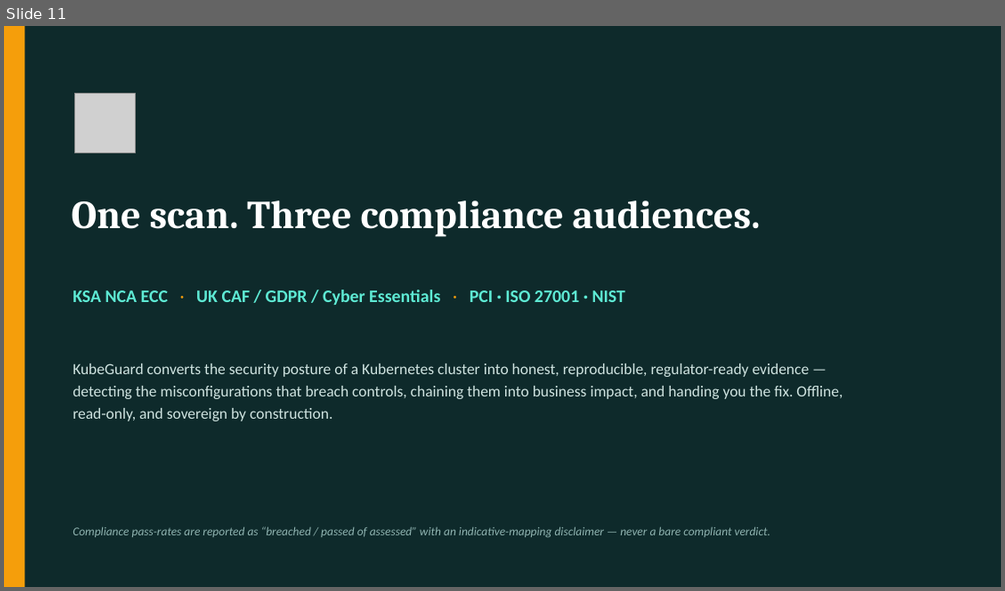
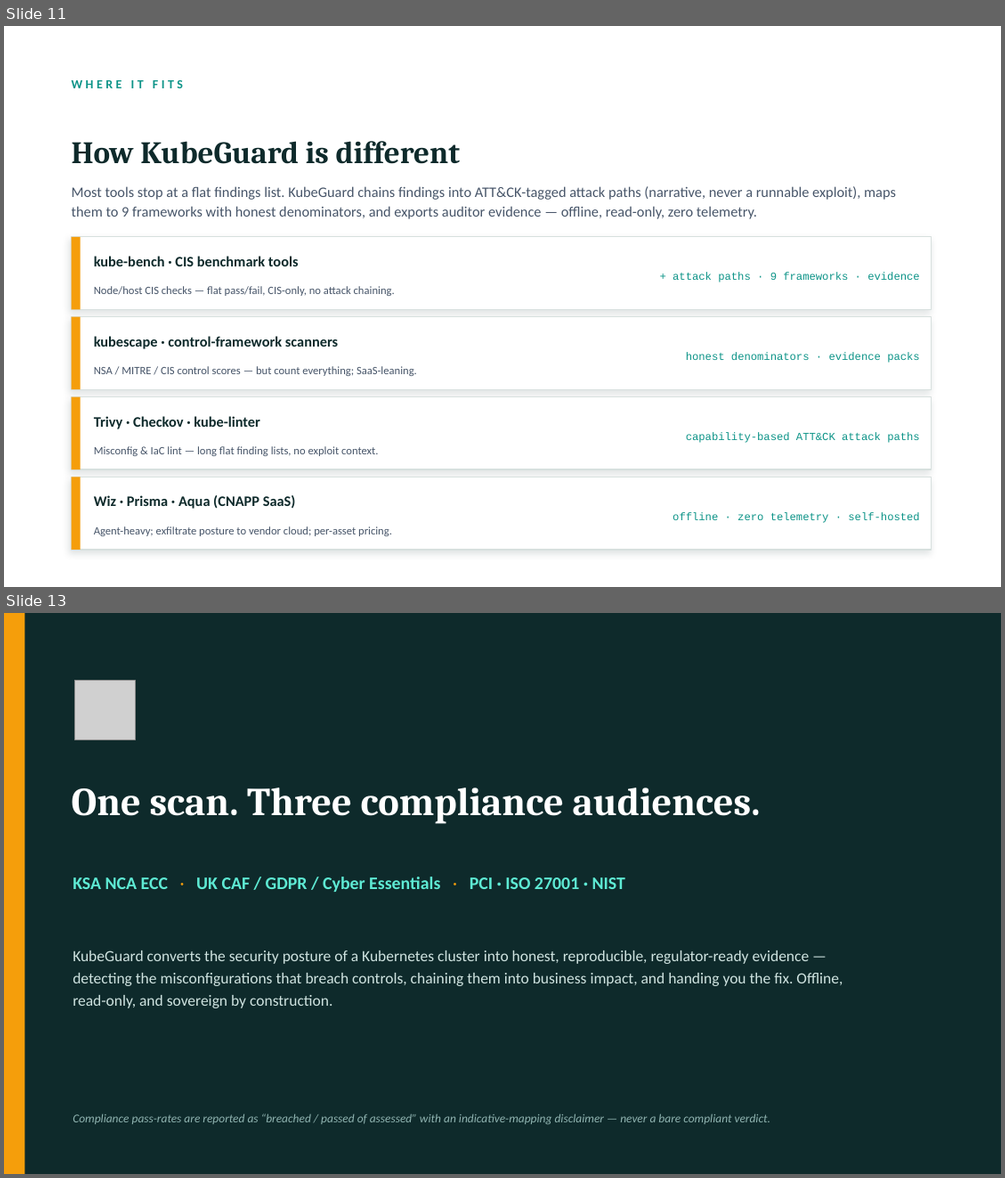
Before and after one commit to writetozealdefense-svg/kubeguard, a slide deck: KubeGuard_Compliance.pptx. Shown one above the other, each under a label of ours: slide 11 before the commit, slides 11 and 13 after it; the slides between them are not shown. The pictures are 1005x591 and 1005x1178 pixels, drawn with LibreOffice and Linux fonts; fonts in the diff are those of the drawing; grey boxes stand for pictures. Boxes give left, top, right and bottom in pixels: in the first picture for what was removed or moved away, otherwise in the second. Text is boxed around its words. In the diff, an @@ line names an element or a change of style, - is before the commit and + after.

```diff
--- a/KubeGuard_Compliance.pptx
+++ b/KubeGuard_Compliance.pptx
@@ slide 11 added at <box>4,26,1001,587</box>, background #FFFFFF @@
@@ text added at <box>72,80,183,88</box>, 12 pt, text #0D9488, bold @@
+WHERE IT FITS
@@ text added at <box>72,141,460,164</box>, 30 pt, text #0E2A2B, bold @@
+How KubeGuard is different
@@ text added at <box>72,186,896,219</box>, 14 pt, text #475569 @@
+Most tools stop at a flat findings list. KubeGuard chains findings into ATT&CK-tagged attack paths (narrative, never a runnable exploit), maps them to 9 frameworks with honest denominators, and exports auditor evidence — offline, read-only, zero telemetry.
@@ rectangle added at <box>72,237,931,309</box>, fill #FFFFFF, outline #D7E0DE 1 pt @@
@@ rectangle added at <box>72,237,81,309</box>, fill #F59E0B @@
@@ text added at <box>94,256,299,266</box>, 14 pt, text #0E2A2B, bold @@
+kube-bench · CIS benchmark tools
@@ text added at <box>94,286,395,296</box>, 10.8 pt, text #475569 @@
+Node/host CIS checks — flat pass/fail, CIS-only, no attack chaining.
@@ text added at <box>672,272,919,282</box>, 10.5 pt, text #0D9488 @@
++ attack paths · 9 frameworks · evidence
@@ rectangle added at <box>72,317,931,389</box>, fill #FFFFFF, outline #D7E0DE 1 pt @@
@@ rectangle added at <box>72,317,81,389</box>, fill #F59E0B @@
@@ text added at <box>94,336,338,349</box>, 14 pt, text #0E2A2B, bold @@
+kubescape · control-framework scanners
@@ text added at <box>94,366,417,376</box>, 10.8 pt, text #475569 @@
+NSA / MITRE / CIS control scores — but count everything; SaaS-leaning.
@@ text added at <box>686,352,920,362</box>, 10.5 pt, text #0D9488 @@
+honest denominators · evidence packs
@@ rectangle added at <box>72,397,931,469</box>, fill #FFFFFF, outline #D7E0DE 1 pt @@
@@ rectangle added at <box>72,397,81,469</box>, fill #F59E0B @@
@@ text added at <box>94,416,260,429</box>, 14 pt, text #0E2A2B, bold @@
+Trivy · Checkov · kube-linter
@@ text added at <box>94,446,378,456</box>, 10.8 pt, text #475569 @@
+Misconfig & IaC lint — long flat finding lists, no exploit context.
@@ text added at <box>686,432,920,443</box>, 10.5 pt, text #0D9488 @@
+capability-based ATT&CK attack paths
@@ rectangle added at <box>72,477,931,549</box>, fill #FFFFFF, outline #D7E0DE 1 pt @@
@@ rectangle added at <box>72,477,81,549</box>, fill #F59E0B @@
@@ text added at <box>94,495,296,508</box>, 14 pt, text #0E2A2B, bold @@
+Wiz · Prisma · Aqua (CNAPP SaaS)
@@ text added at <box>94,526,392,536</box>, 10.8 pt, text #475569 @@
+Agent-heavy; exfiltrate posture to vendor cloud; per-asset pricing.
@@ text added at <box>672,512,919,523</box>, 10.5 pt, text #0D9488 @@
+offline · zero telemetry · self-hosted
@@ what was slide 11 is now slide 13 @@
```
Also in this commit, not shown: 4 slides changed, 1 other slide added.
